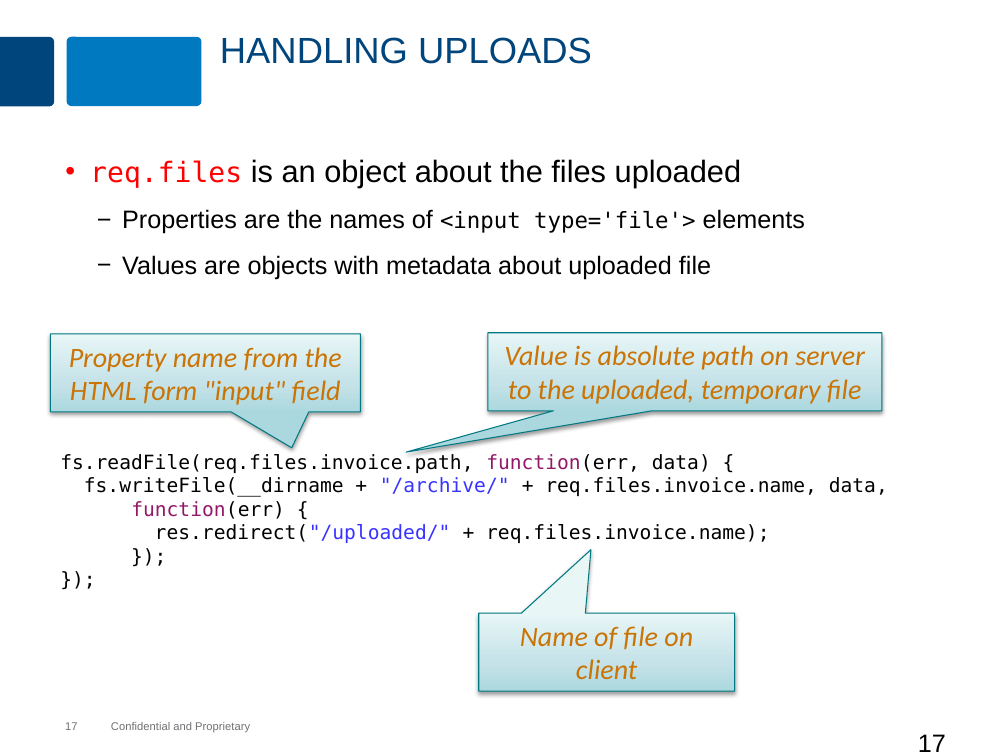
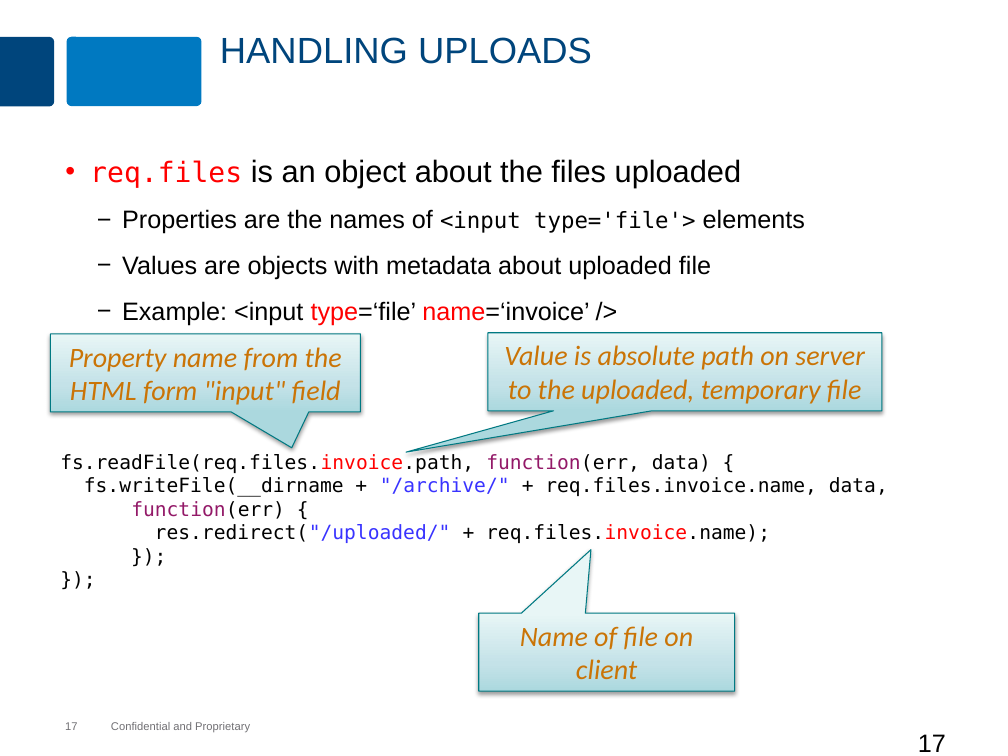
Before and after one commit to MaxMillington/nodePractice, a slide deck: slide 17 of node/lesson-59-express/express.pptx. Drawn at 1008x756 pixels with LibreOffice and Linux fonts; fonts in the diff are those of the drawing; background and template pictures are left out. Boxes give left, top, right and bottom in pixels: in the first picture for what was removed or moved away, otherwise in the second. Text is boxed around its words. In the diff, an @@ line names an element or a change of style, - is before the commit and + after.

```diff
--- a/node/lesson-59-express/express.pptx
+++ b/node/lesson-59-express/express.pptx
@@ text at [122, 301, 589, 325]: paragraph added @@
+  − Example: <input type=‘file’ name=‘invoice’ />
@@ text at [60, 453, 770, 543]: text colour #000000 to #FF0000 in "fs.readFile(req.files.invoice.path,", "req.files.invoice.name);" @@
```
Also in this commit, not shown: 1 other slide changed, 3 other files.
